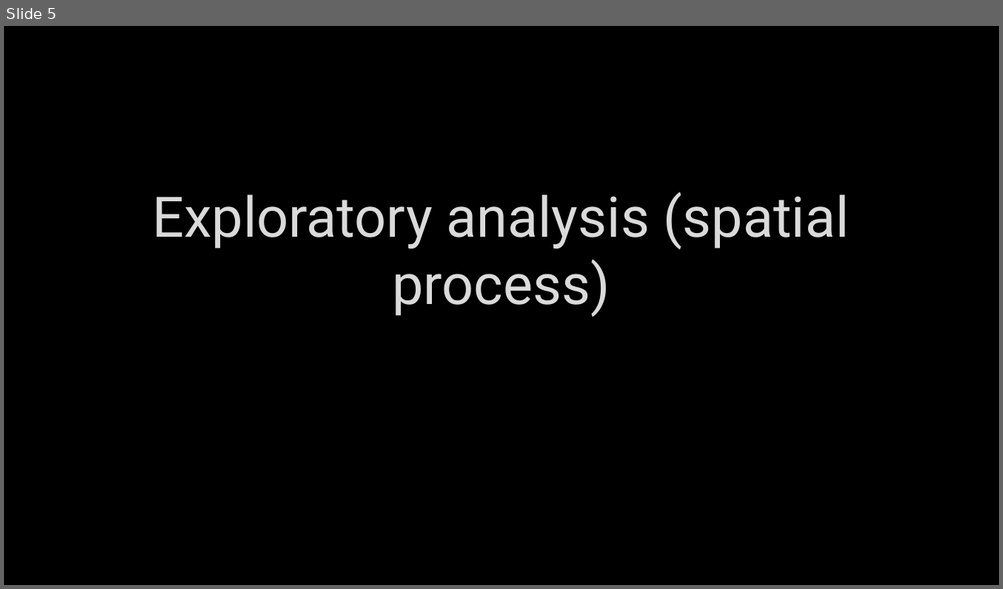
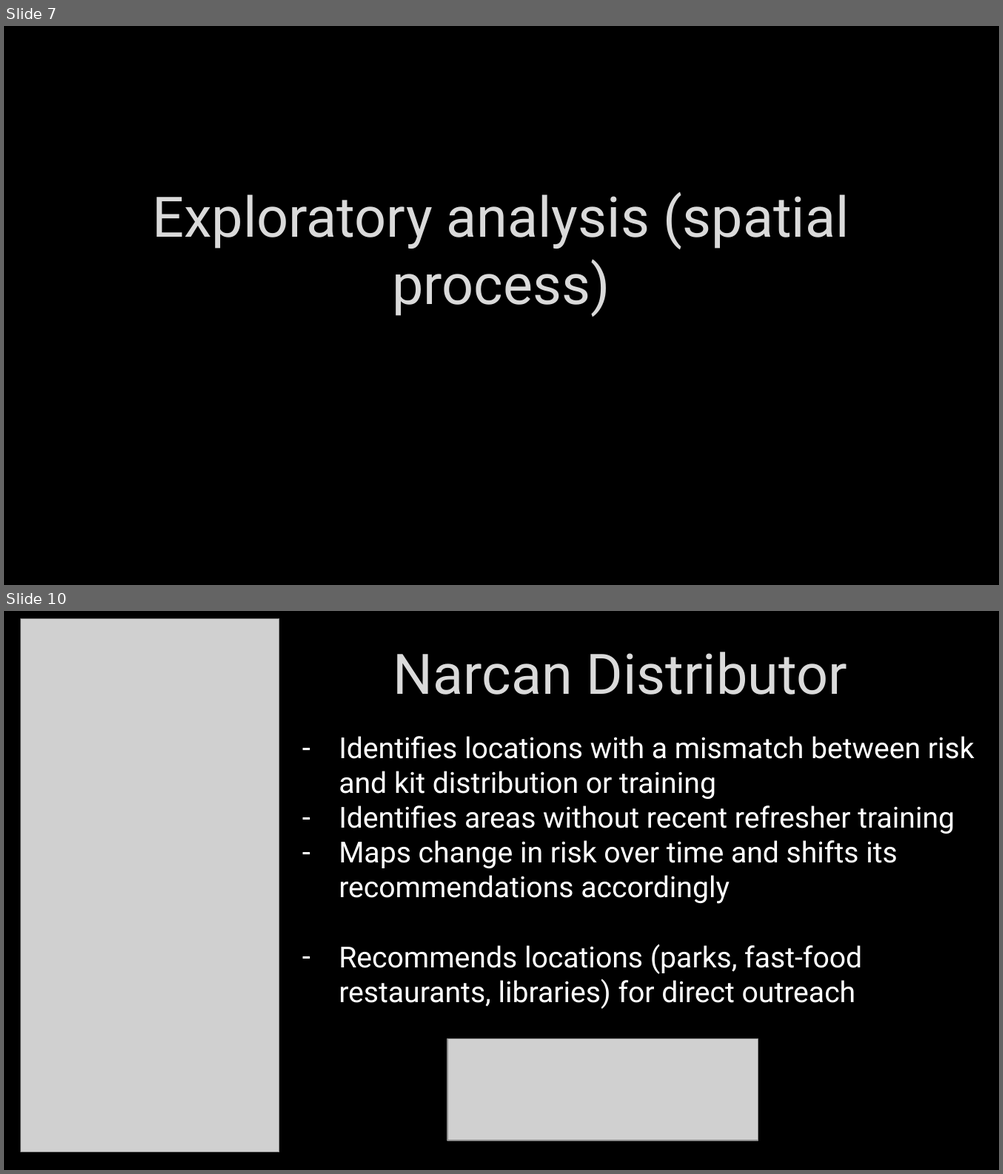
Before and after one commit to njcorona/heroin-overdose-prediction, a slide deck: pechakucha_nicksversion.pptx. Shown one above the other, each under a label of ours: slide 5 before the commit, slides 7 and 10 after it; the slides between them are not shown. The pictures are 1003x589 and 1003x1174 pixels, drawn with LibreOffice and Linux fonts; fonts in the diff are those of the drawing; grey boxes stand for pictures; background and template pictures are left out. Boxes give left, top, right and bottom in pixels: in the first picture for what was removed or moved away, otherwise in the second. Text is boxed around its words. In the diff, an @@ line names an element or a change of style, - is before the commit and + after.

```diff
--- a/pechakucha_nicksversion.pptx
+++ b/pechakucha_nicksversion.pptx
@@ slide 10 added at bbox=[4, 611, 999, 1170], background picture (left out) @@
@@ picture added at bbox=[20, 618, 279, 1153] @@
@@ text added at bbox=[393, 652, 847, 695], 54 pt, text #DADADA @@
+Narcan Distributor
@@ text added at bbox=[338, 736, 974, 1009], 28 pt, text #FFFFFF @@
+– Identifies locations with a mismatch between risk and kit distribution or training
+– Identifies areas without recent refresher training
+– Maps change in risk over time and shifts its recommendations accordingly
+– Recommends locations (parks, fast-food restaurants, libraries) for direct outreach
@@ picture added at bbox=[447, 1039, 757, 1141] @@
@@ what was slide 5 is now slide 7 @@
```
Also in this commit, not shown: 4 slides changed, 4 other slides added, 4 slides removed.
